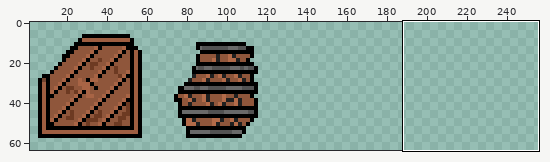
One commit to this sprite sheet: Graphics/Tilesets/DestroyedObjects.png. Above: a wide view before the commit, with the close-up outlined.
Close-up. Before the commit:
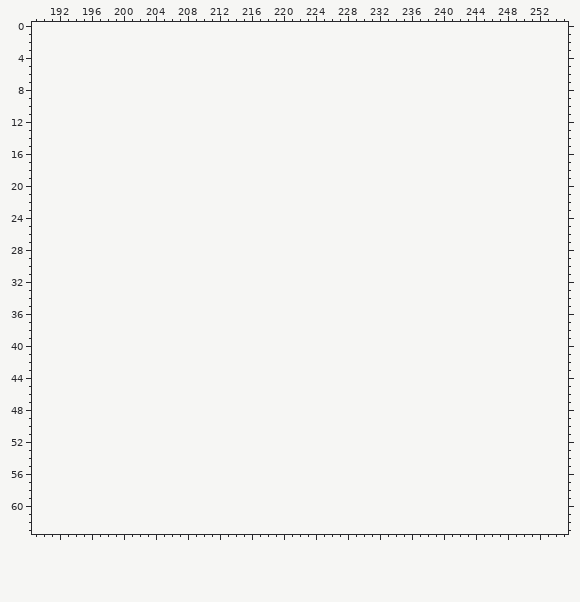
The file is 128x64 pixels. Colours within 5 levels of each other are drawn and written as one. Shown: x 189..255, y 0..63. The old version is drawn lined up with the new one, on the new canvas. The wide view leaves out empty margins. The commit also changed other parts of the picture, which this record leaves out.
After the commit:
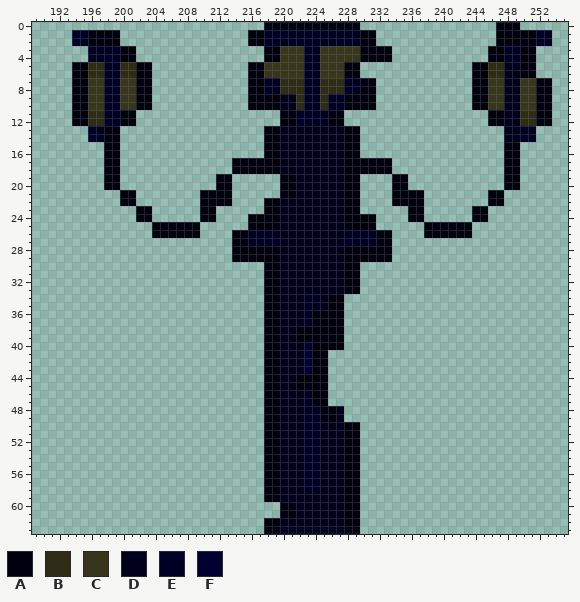
Palette (. is transparent): A #00000f  B #2e2c15  C #37351b  D #00001c  E #000026  F #000031
Difference:
canvas 128x64 -> 256x64
Changed rows in their new state; - is an unchanged pixel.
first column x 194:
 0 ------------------------AAAAAAAAAAAA-----------------AAA----
 1 EEAAAA----------------AAEEEEEEEEEEEEAA---------------AAAAAEE
 2 EEAAAA----------------AAEEEEEEEEEEEEAA---------------AAAAAEE
 3 --EEEEAA----------------AACCCEECCCCCAAAA------------AAEEAA--
 4 --EEEEAA----------------AACCCEECCCCCAAAA------------AAEEAA--
 5 AABBEEBBAA------------AACCCCCEECCCAA--------------AABBDDAA--
 6 AABBEEBBAA------------AACCCCCEECCCAA--------------AABBDDAA--
 7 AACCEECCAA------------AAEEBBBEEBBBEEAA------------AACCDDCCAA
 8 AACCEECCAA------------AAEEBBBEEBBBEEAA------------AACCDDCCAA
 9 AACCEECCAA------------AAAADDBEEBEEAAAA------------AACCDDCCAA
10 AACCEECCAA------------AAAADDBEEBEEAAAA------------AACCDDCCAA
11 AABBEEAA------------------AAEEEEAA------------------AADDBBAA
12 AABBEEAA------------------AAEEEEAA------------------AADDBBAA
13 --EEAA------------------AADDDDDDDDAA------------------DDEE--
14 --EEAA------------------AADDDDDDDDAA------------------DDEE--
15 ----AA------------------AADDDDDDDDAA------------------AA----
16 ----AA------------------AADDDDDDDDAA------------------AA----
17 ----AA--------------AAAAAADDDDDDDDAAAAAA--------------AA----
18 ----AA--------------AAAAAADDDDDDDDAAAAAA--------------AA----
19 ----AA------------AA------AADDDDDDAA----AA------------AA----
20 ----AA------------AA------AADDDDDDAA----AA------------AA----
21 ------AA--------AAAA------AADDDDDDAA----AAAA--------AA------
22 ------AA--------AAAA----AADDDDDDDDAA----AAAA--------AA------
23 --------AA------AA------AADDDDDDDDAA------AA------AA--------
24 --------AA------AA----AAAADDDDDDDDAAAA----AA------AA--------
25 ----------AAAAAA------AAAADDDDDDDDAAAA------AAAAAA----------
26 ----------AAAAAA----AAEEEEDDDDDDDDEEEEAA----AAAAAA----------
27 --------------------AAEEEEDDDDDDDDEEEEAA--------------------
28 --------------------AAAAAADDDDDDDDAAAAAA--------------------
29 --------------------AAAAAADDDDDDDDAAAAAA--------------------
30 ------------------------AADDDDDDDDAA------------------------
31 ------------------------AADDDDDDDDAA------------------------
32 ------------------------AADDDDDDDDAA------------------------
33 ------------------------AADDDDDDDDAA------------------------
34 ------------------------AADDDEEDAA--------------------------
35 ------------------------AADDDEEDAA--------------------------
36 ------------------------AADDDEAAAA--------------------------
37 ------------------------AADDDEAAAA--------------------------
38 ------------------------AADDAAAAAA--------------------------
39 ------------------------AADDAAAAAA--------------------------
40 ------------------------AADDDFAAAA--------------------------
41 ------------------------AADDDFAA----------------------------
42 ------------------------AADDDFAA----------------------------
43 ------------------------AADDDFAA----------------------------
44 ------------------------AADDAAAA----------------------------
45 ------------------------AADDAAAA----------------------------
46 ------------------------AADDDEAA----------------------------
47 ------------------------AADDDEAA----------------------------
48 ------------------------AADDDEEAAD--------------------------
49 ------------------------AADDDEEAAD--------------------------
50 ------------------------AADDDEEDDDAA------------------------
51 ------------------------AADDDEEDDDAA------------------------
52 ------------------------AADDDEEDDDAA------------------------
53 ------------------------AADDDEEDDDAA------------------------
54 ------------------------AADDDEEDDDAA------------------------
55 ------------------------AADDDEEDDDAA------------------------
56 ------------------------AADDDEEDDDAA------------------------
57 ------------------------AADDDEEDDDAA------------------------
58 ------------------------AADDDEEDDDAA------------------------
59 ------------------------AADDDDDDDDAA------------------------
60 --------------------------AADDDDDDAA------------------------
61 --------------------------AADDDDDDAA------------------------
62 ------------------------AADDDDDDDDAA------------------------
63 ------------------------AADDDDDDDDAA------------------------
Boxes around the changes in both close-ups, in picture pixels (x1, y1, x2, y2):
added: (72, 22, 552, 534)
